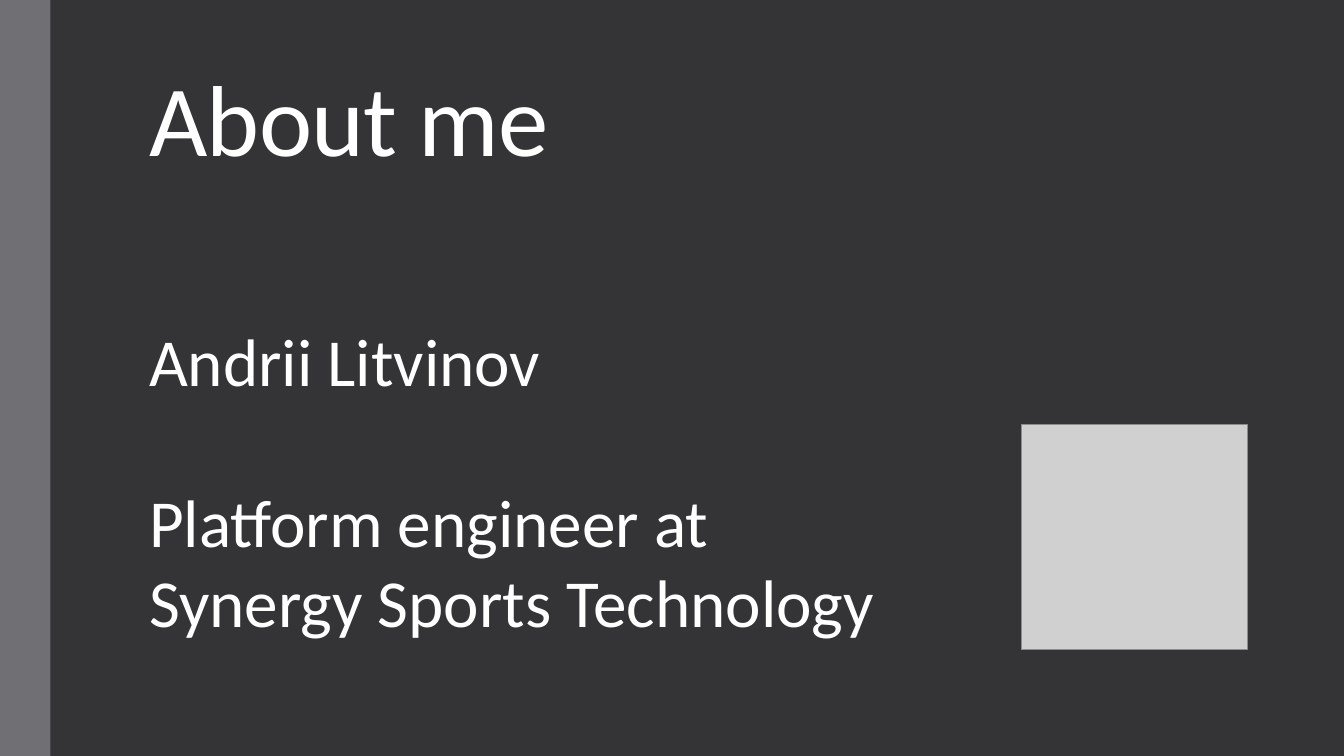
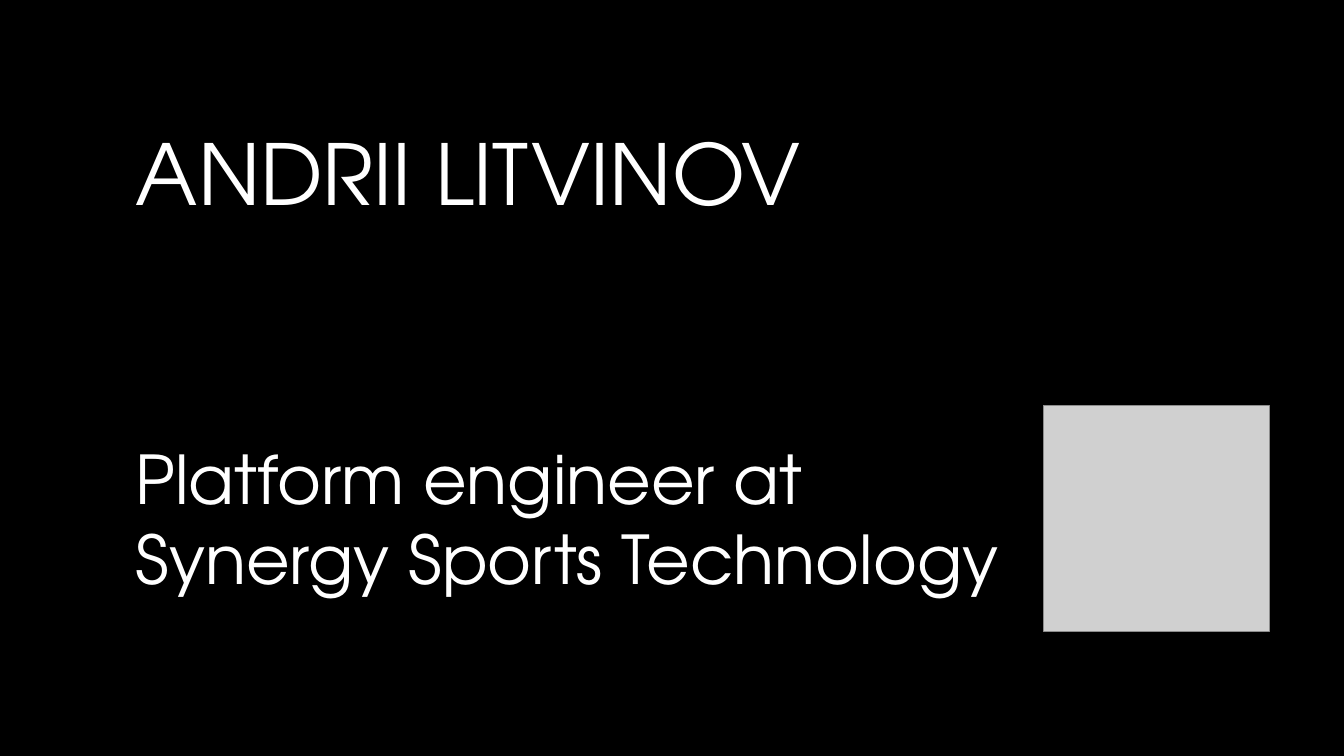
Before and after one commit to andrii-litvinov/event-driven-mongodb, a slide deck: slide 2 of t18-event-mongodb.pptx. Drawn at 1344x756 pixels with LibreOffice and Linux fonts; fonts in the diff are those of the drawing; grey boxes stand for pictures; background and template pictures are left out. Boxes give left, top, right and bottom in pixels: in the first picture for what was removed or moved away, otherwise in the second. Text is boxed around its words. In the diff, an @@ line names an element or a change of style, - is before the commit and + after.

```diff
--- a/t18-event-mongodb.pptx
+++ b/t18-event-mongodb.pptx
@@ background #353537 to picture (left out) @@
@@ rectangle removed at <box>0,0,50,756</box> @@
@@ title removed at <box>149,86,549,157</box> @@
-About me
@@ title added at <box>136,141,801,206</box>, 60 pt, text #FFFFFF @@
+ANDRII LITVINOV
@@ text at <box>149,339,540,387</box>: paragraph removed @@
-Andrii Litvinov
@@ picture: place and size @@
-picture at <box>1021,424,1247,650</box>
+picture at <box>1044,405,1269,631</box>
@@ text "Platform engineer at Synergy Sports ...": place and size @@
-text "Platform engineer at Synergy Sports ..." at <box>149,339,874,639</box>
+text "Platform engineer at Synergy Sports ..." at <box>136,454,999,599</box>
@@ text "Platform engineer at Synergy Sports ..." at <box>136,454,999,599</box>: font Calibri to TeX Gyre Adventor @@
```
Also in this commit, not shown: 14 other slides changed, 8 slides added, 6 slides removed, 4 other files.
